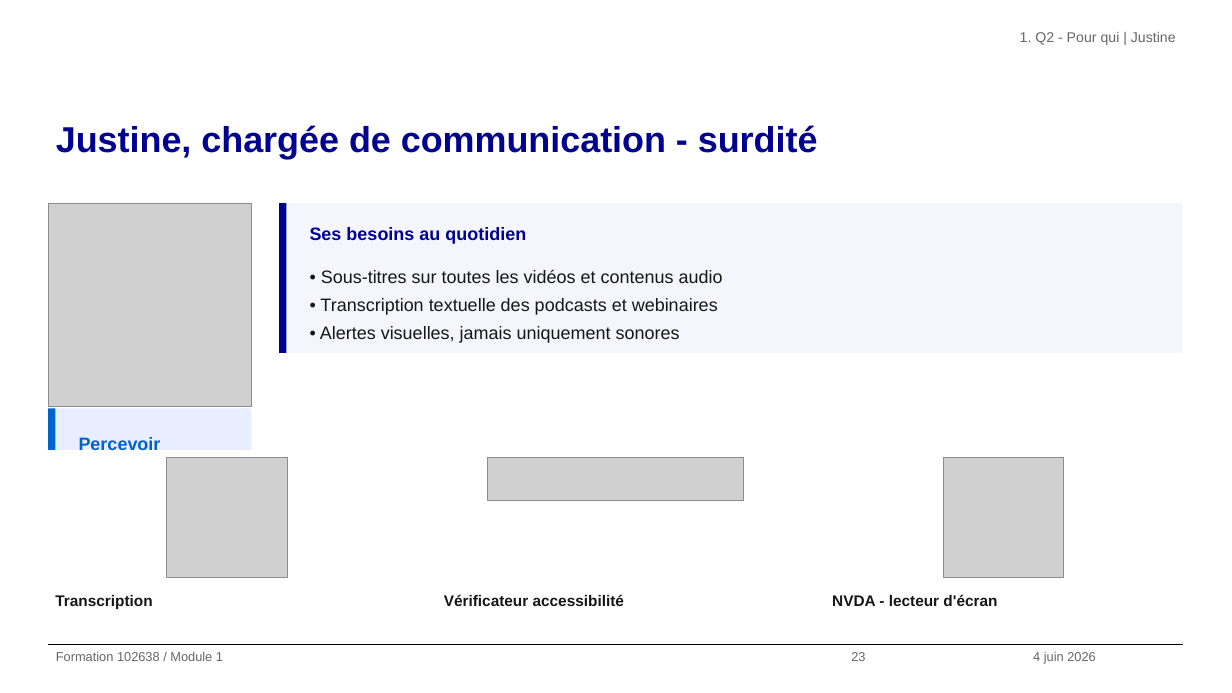
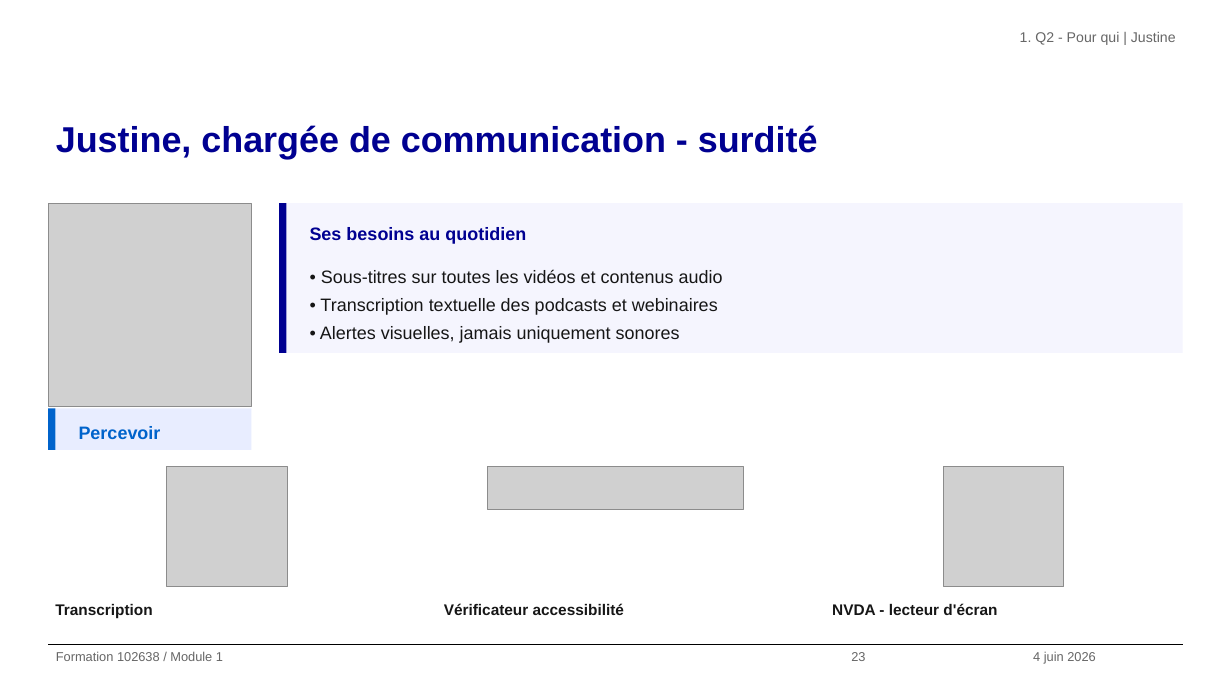
Before and after one commit to alexandra-guiderdoni/usine-fabrication-igpde-102846-ay11, a slide deck: slide 23 of formation-102638-juin-2026.pptx. Drawn at 1232x693 pixels with LibreOffice and Linux fonts; fonts in the diff are those of the drawing; grey boxes stand for pictures; background and template pictures are left out. Boxes give left, top, right and bottom in pixels: in the first picture for what was removed or moved away, otherwise in the second. Text is boxed around its words. In the diff, an @@ line names an element or a change of style, - is before the commit and + after.

```diff
--- a/formation-102638-juin-2026.pptx
+++ b/formation-102638-juin-2026.pptx
@@ text "Percevoir": place and size @@
-text "Percevoir" at box(79, 437, 161, 450)
+text "Percevoir" at box(79, 426, 161, 439)
@@ text "Percevoir" at box(79, 426, 161, 439): vertical alignment top to middle @@
@@ 3 pictures, 3 texts: place and size @@
-3 pictures, 3 texts at box(55, 457, 1064, 610)
+3 pictures, 3 texts at box(55, 467, 1064, 619)
```
Also in this commit, not shown: 5 other slides changed, 7 other files.
